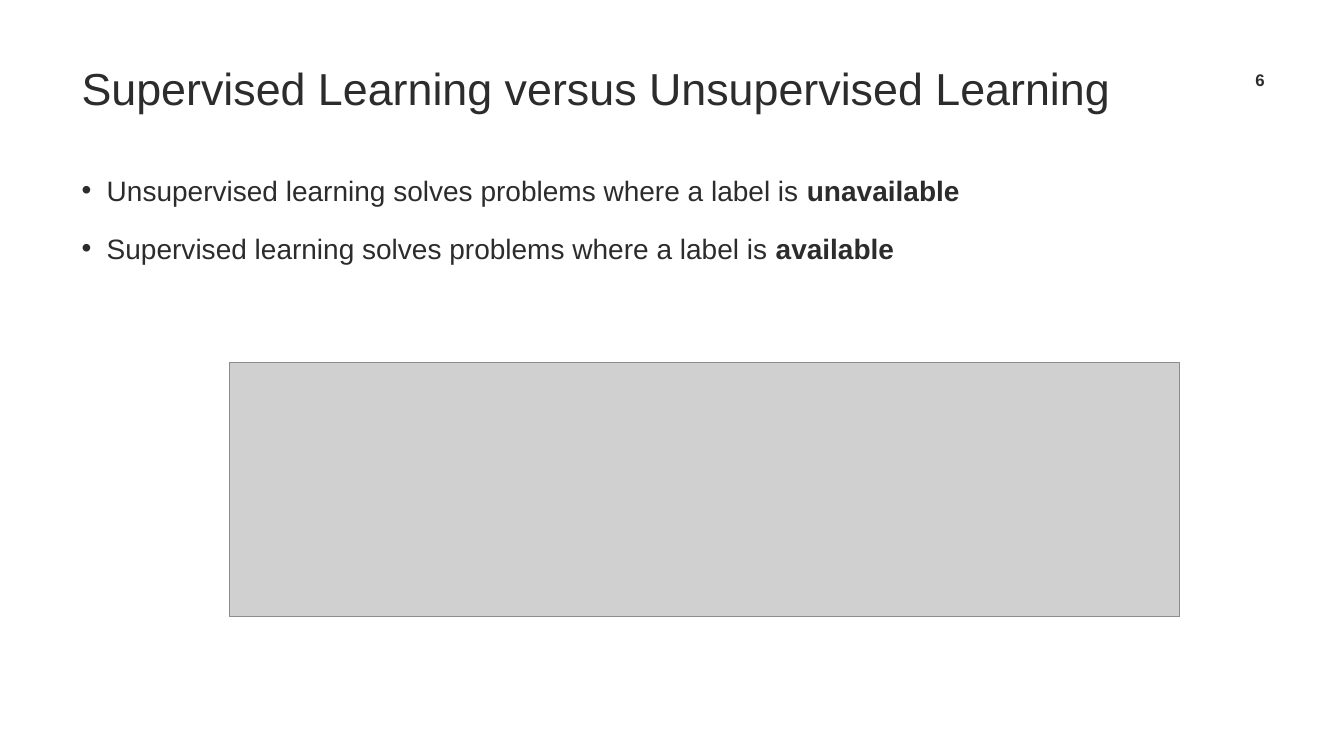
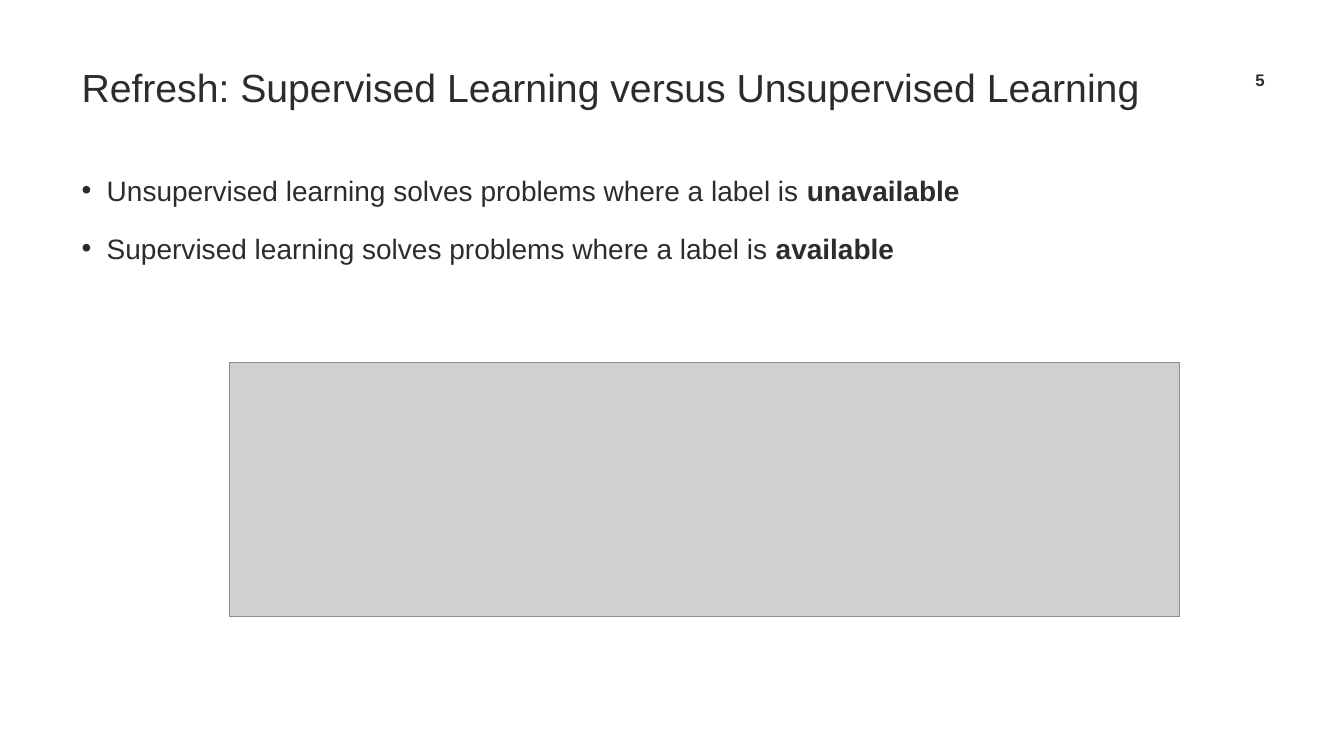
Before and after one commit to TrainingByPackt/Applied-Unsupervised-Learning-with-Python, a slide deck: slide 5 of CH2/Lesson02_FirstDraft.pptx (slide 6 before the commit). Drawn at 1344x756 pixels with LibreOffice and Linux fonts; fonts in the diff are those of the drawing; grey boxes stand for pictures; background and template pictures are left out. Boxes give left, top, right and bottom in pixels: in the first picture for what was removed or moved away, otherwise in the second. Text is boxed around its words. In the diff, an @@ line names an element or a change of style, - is before the commit and + after.

```diff
--- a/CH2/Lesson02_FirstDraft.pptx
+++ b/CH2/Lesson02_FirstDraft.pptx
@@ title at [82,73,1139,110]: text changed; size 32 to 28 pt @@
-Supervised Learning versus Unsupervised Learning
+Refresh: Supervised Learning versus Unsupervised Learning
```
Also in this commit, not shown: 11 other slides changed, 21 slides added, 19 slides removed, 3 other files.
